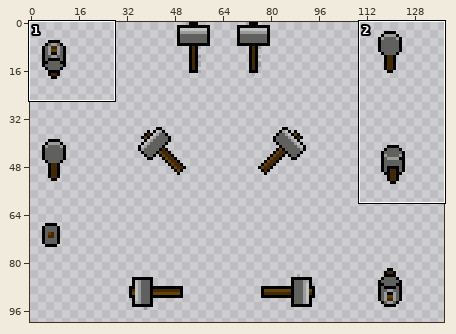
Edited in one commit: sprite sheet (data/sprites/hero/hammer.png). The picture above shows the old version from afar; the outline marks the close-up.
Close-up. As it was:
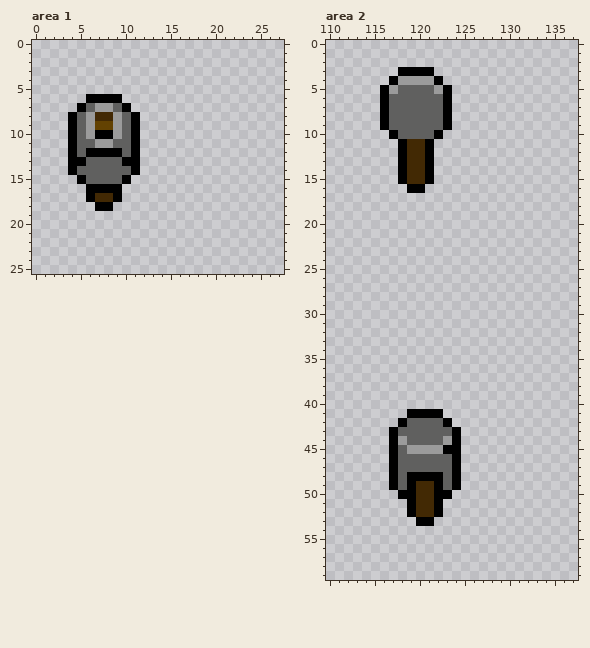
The file is 255x204 pixels. Pixels under 10% opacity are left out. Colours within 5 levels of each other are drawn and written as one. Shown: area 1: x 0..27, y 0..25; area 2: x 110..137, y 0..59. The old version is drawn lined up with the new one. The wide view leaves out empty margins. The commit also changed other parts of the picture, which this record leaves out.
And afterwards:
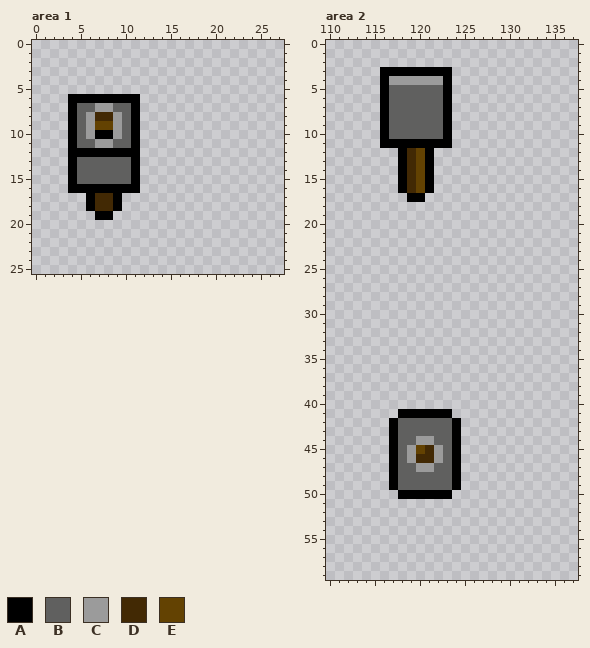
Palette (. is transparent): A #000000  B #60605f  C #9b9b9b  D #422904  E #634202
What changed:
drawings rearranged on the sheet (the old picture shows each at its new place)
--- area 1
@@ x 2..13 @@
  5 ............
- 6 ....AAAA....
- 7 ...ABCCBA...
+ 6 ..AAAAAAAA..
+ 7 ..ABBCCBBA..
  8 ..ABCDDCBA..
@@ x 2..13 @@
 11 ..ABBCCBBA..
-12 ..ABAAAABA..
-13 ..AABBBBAA..
+12 ..AAAAAAAA..
+13 ..ABBBBBBA..
 14 ..ABBBBBBA..
-15 ...ABBBBA...
-16 ....AAAA....
+15 ..ABBBBBBA..
+16 ..AAAAAAAA..
 17 ....ADDA....
-18 .....AA.....
-19 ............
+18 ....ADDA....
+19 .....AA.....
 20 ............
--- area 2
@@ x 114..125 @@
  2 ............
- 3 ....AAAA....
- 4 ...ACCCCA...
- 5 ..ACBBBBCA..
+ 3 ..AAAAAAAA..
+ 4 ..ACCCCCCA..
+ 5 ..ABBBBBBA..
  6 ..ABBBBBBA..
@@ x 114..125 @@
  9 ..ABBBBBBA..
-10 ...ABBBBA...
-11 ....ADDA....
-12 ....ADDA....
-13 ....ADDA....
-14 ....ADDA....
-15 ....ADDA....
-16 .....AA.....
-17 ............
+10 ..ABBBBBBA..
+11 ..AAAAAAAA..
+12 ....ADEA....
+13 ....ADEA....
+14 ....ADEA....
+15 ....ADEA....
+16 ....ADEA....
+17 .....AA.....
 18 ............
@@ x 115..126 @@
 40 ............
-41 ....AAAA....
-42 ...ABBBBA...
+41 ...AAAAAA...
+42 ..ABBBBBBA..
 43 ..ABBBBBBA..
-44 ..ACBBBBCA..
-45 ..ABCCCCAA..
-46 ..ABBBBBBA..
-47 ..ABBBBBBA..
-48 ..ABAAAABA..
-49 ..ABADDABA..
-50 ...AADDAA...
-51 ....ADDA....
-52 ....ADDA....
-53 .....AA.....
+44 ..ABBCCBBA..
+45 ..ABCEDCBA..
+46 ..ABCDDCBA..
+47 ..ABBCCBBA..
+48 ..ABBBBBBA..
+49 ..ABBBBBBA..
+50 ...AAAAAA...
+51 ............
+52 ............
+53 ............
 54 ............
